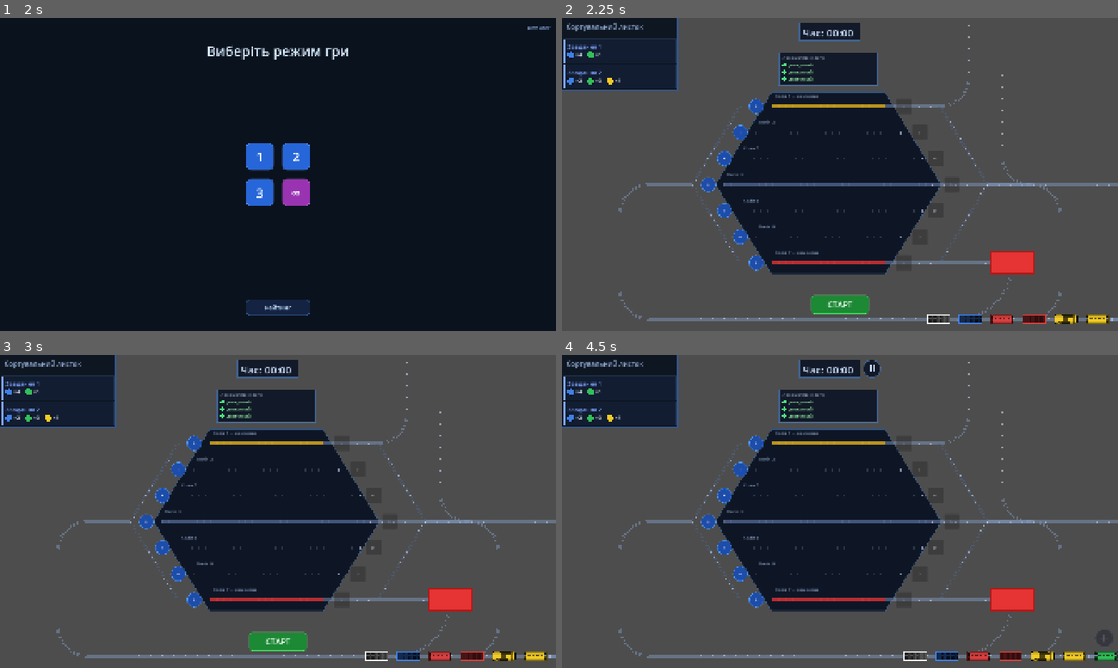
Above: before the commit, frames 1-4 (two rows, left to right).
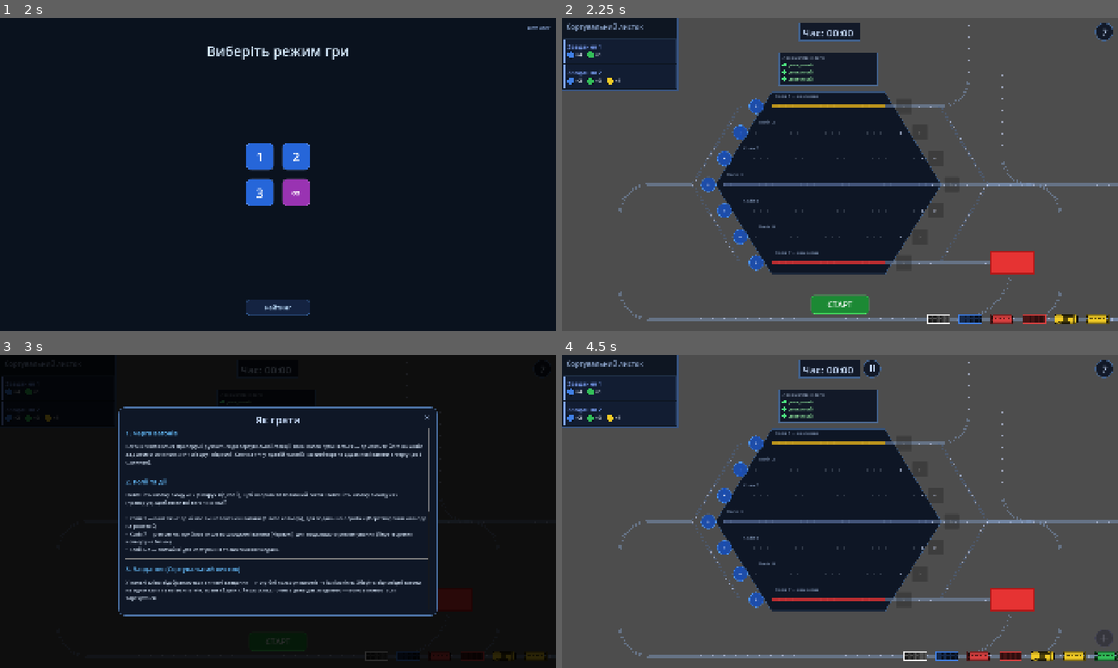
Above: after the commit, the same moments.

Repository: Fenimors99/shunting-game
Game: Godot game, scene res://scenes/LoginScreen.tscn
The game is run twice, just before and just after one commit, with the same random seed, the same clock (stepped at 60 frames per second) and the same inputs.
Inputs (mouse positions are in pixels of both pictures, inside the frame that each line leads up to):
- Up to frame 1 (2 s): click "Увійти через Google" at 0.5 s; tap Enter at 1.25 s; move the mouse to (400, 158) at 1.27 s; click (400, 158) at 1.42 s
- Up to frame 2 (2.25 s): click "1" at 2 s
- Up to frame 3 (3 s): click (544, 367) at 2.77 s
- Up to frame 4 (4.5 s): click (990, 417) at 3.5 s, where only the run after the commit has a clickable "✕"; click "СТАРТ" at 4.25 s

Frame 1 is identical in both runs. In frame 2, 0.2% of the frame differs, in the area x 95-100%, y 1-8%; in frame 3, 85%, in the area x 0-100%, y 0-100%; in frame 4, 0.2%.

Commit message:
feat: add help button, full-screen tutorial, and disabled button hints

Diff:
--- a/scripts/GameScreen.gd
+++ b/scripts/GameScreen.gd
@@ -26,6 +26,10 @@
 var _streak_label: Label = null
 var _spawn_btn:  Button = null
 var _finish_btn: Button = null
+var _help_btn:   Button = null
+var _tutorial_overlay:    ColorRect = null
+var _context_hint_overlay: Control = null
+var _hint_paused_by_us: bool = false
 
 const WAGON_ANIM_DELAY        := 0.18
 const WAGON_RETURN_DELAY      := Layout.WAGON_GAP / Layout.SPEED  # ~0.25 — фізична відстань між вагонами
@@ -47,6 +51,7 @@
 	task_manager.all_tasks_completed.connect(_on_all_tasks_completed)
 	station.repair_completed.connect(_on_repair_completed)
 	station.loading_completed.connect(_on_loading_completed)
+	station.disabled_btn_tapped.connect(_on_disabled_btn_tapped)
 	_create_start_button()
 
 func _on_all_tasks_completed() -> void:
@@ -119,6 +124,7 @@
 	_create_pause_ui()
 	if LevelConfig.current_level == 0:
 		_create_score_display()
+	_create_help_button()
 
 func _create_timer_label() -> void:
 	if LevelConfig.current_level == 0:
@@ -317,7 +323,8 @@
 func _create_score_display() -> void:
 	const W      := 230.0
 	const H      := 62.0
-	const MARGIN := 16.0
+	# Відступ враховує кнопку "?" (62px) + gap (10px) + правий margin (16px)
+	const MARGIN := 88.0
 	var vp := get_viewport_rect().size
 
 	var box := Node2D.new()
@@ -352,7 +359,7 @@
 		return
 	_score_label.text = "Бали: %d" % _total_score
 	if _streak >= 3:
-		_streak_label.text = "Серія ×2.0  🔥"
+		_streak_label.text = "Серія ×2.0  !!!"
 		_streak_label.add_theme_color_override("font_color", Color(1.0, 0.35, 0.15, 0.95))
 	elif _streak == 2:
 		_streak_label.text = "Серія ×1.5"
@@ -506,6 +513,11 @@
 		queue.fill_to_limit()
 		_spawn_btn.queue_redraw()
 	)
+	_spawn_btn.gui_input.connect(func(event: InputEvent):
+		if _spawn_btn.disabled and event is InputEventMouseButton \
+				and event.button_index == MOUSE_BUTTON_LEFT and event.pressed:
+			_on_disabled_btn_tapped("spawn_busy")
+	)
 	add_child(_spawn_btn)
 
 func _on_track_entry_tapped(track_index: int) -> void:
@@ -703,3 +715,305 @@
 			if is_last:
 				queue.set_returning(false)
 		)
+
+# ─────────────────────────────────────────────
+# Кнопка допомоги "?"
+# ─────────────────────────────────────────────
+
+func _create_help_button() -> void:
+	const SIZE_PX := 62.0
+	const MARGIN  := 16.0
+	var vp := get_viewport_rect().size
+	_help_btn = Button.new()
+	_help_btn.custom_minimum_size = Vector2(SIZE_PX, SIZE_PX)
+	_help_btn.position = Vector2(vp.x - SIZE_PX - MARGIN, MARGIN)
+	_help_btn.flat = true
+	_help_btn.z_index = 2
+	_help_btn.process_mode = Node.PROCESS_MODE_ALWAYS
+	_help_btn.connect("draw", func():
+		var center := Vector2(SIZE_PX / 2, SIZE_PX / 2)
+		_help_btn.draw_circle(center, SIZE_PX / 2, Color(0.06, 0.09, 0.15, 0.96))
+		_help_btn.draw_arc(center, SIZE_PX / 2 - 1, 0, TAU, 64, Color(0.30, 0.45, 0.65, 0.8), 2.0, true)
+		var font := ThemeDB.fallback_font
+		var fs   := 34
+		var txt  := "?"
+		var tw   := font.get_string_size(txt, HORIZONTAL_ALIGNMENT_LEFT, -1, fs).x
+		var asc  := font.get_ascent(fs)
+		_help_btn.draw_string(font, Vector2((SIZE_PX - tw) / 2.0, (SIZE_PX + asc) / 2.0 - 3),
+			txt, HORIZONTAL_ALIGNMENT_LEFT, -1, fs, Color(0.80, 0.88, 1.00, 0.95))
+	)
+	_help_btn.pressed.connect(_on_help_pressed)
+	add_child(_help_btn)
+
+func _on_help_pressed() -> void:
+	if _timer_running and not get_tree().paused:
+		get_tree().paused = true
+		if _pause_btn != null:
+			_pause_btn.visible = false
+		_hint_paused_by_us = true
+	else:
+		_hint_paused_by_us = false
+	_show_tutorial()
+
+# ─────────────────────────────────────────────
+# Повноекранний туторіал
+# ─────────────────────────────────────────────
+
+func _show_tutorial() -> void:
+	if _tutorial_overlay != null:
+		return
+	var vp := get_viewport_rect().size
+
+	_tutorial_overlay = ColorRect.new()
+	_tutorial_overlay.color = Color(0.0, 0.0, 0.0, 0.82)
+	_tutorial_overlay.size  = vp
+	_tutorial_overlay.z_index = 62
+	_tutorial_overlay.process_mode = Node.PROCESS_MODE_ALWAYS
+	add_child(_tutorial_overlay)
+
+	const PW := 1100.0
+	const PH := 720.0
+	var panel := Panel.new()
+	panel.size     = Vector2(PW, PH)
+	panel.position = (vp - panel.size) / 2.0
+	panel.process_mode = Node.PROCESS_MODE_ALWAYS
+	var ps := StyleBoxFlat.new()
+	ps.bg_color     = Color(0.06, 0.09, 0.15, 0.99)
+	ps.border_color = Color(0.30, 0.45, 0.65, 1.0)
+	ps.set_border_width_all(2)
+	ps.set_corner_radius_all(20)
+	panel.add_theme_stylebox_override("panel", ps)
+	_tutorial_overlay.add_child(panel)
+
+	var title_lbl := Label.new()
+	title_lbl.text = "Як грати"
+	title_lbl.horizontal_alignment = HORIZONTAL_ALIGNMENT_CENTER
+	title_lbl.size     = Vector2(PW, 56)
+	title_lbl.position = Vector2(0, 18)
+	title_lbl.add_theme_font_size_override("font_size", 36)
+	title_lbl.add_theme_color_override("font_color", Color(0.80, 0.88, 1.00))
+	panel.add_child(title_lbl)
+
+	var close_btn := Button.new()
+	close_btn.text = "✕"
+	close_btn.custom_minimum_size = Vector2(44, 44)
+	close_btn.position = Vector2(PW - 58, 14)
+	close_btn.flat = true
+	close_btn.process_mode = Node.PROCESS_MODE_ALWAYS
+	close_btn.add_theme_font_size_override("font_size", 22)
+	close_btn.add_theme_color_override("font_color", Color(0.65, 0.75, 0.90))
+	close_btn.pressed.connect(_hide_tutorial)
+	panel.add_child(close_btn)
+
+	var scroll := ScrollContainer.new()
+	scroll.position = Vector2(24, 74)
+	scroll.size     = Vector2(PW - 48, PH - 92)
+	scroll.process_mode = Node.PROCESS_MODE_ALWAYS
+	panel.add_child(scroll)
+
+	var vbox := VBoxContainer.new()
+	vbox.add_theme_constant_override("separation", 18)
+	vbox.custom_minimum_size = Vector2(PW - 68, 0)
+	scroll.add_child(vbox)
+
+	_make_tutorial_section(vbox,
+		"1. Черга вагонів",
+		"Вагони з'являються праворуч і рухаються до сортувальної станції. Коли вагон зупиняється — призначте його на колію за допомогою кнопки «+» ліворуч від колії. Кнопка «+» у правій нижній частині екрана додає нові вагони в чергу (до 8 одиниць)."
+	)
+	_make_tutorial_section(vbox,
+		"2. Колії та дії",
+		"Натисніть кнопку входу «+» (ліворуч від колії), щоб направити поточний вагон. Натисніть кнопку виходу «>» (праворуч), щоб зняти всі вагони з колії.\n\n• Колія 1 — вантажна: приймає лише вантажні вагони (Білого кольору), для подальшої обробки (Перетворення кольору на рожевий).\n• Колія 7 — ремонтна: приймає лише пошкоджені вагони (Червоні), для подальшого ремонтування (Перетворення кольору на білий).\n• Колії 2–6 — звичайні: для сортування та виконання завдань."
+	)
+	_make_tutorial_section(vbox,
+		"3. Завдання (Сортувальний листок)",
+		"У панелі зліва відображаються активні завдання — потрібні кольори вагонів та їх кількість. Зберіть відповідні вагони на одній колії та натисніть «>», потім «Здати». Якщо склад точно відповідає завданню — воно виконається і зарахується.\n\nКнопка «В чергу» повертає вагони назад у чергу (але скидає серію у нескінченному режимі)."
+	)
+	_make_tutorial_section(vbox,
+		"4. Локомотиви",
+		"Для виходу вагонів з будь-якої колії потрібен локомотив. Доступно 3 локомотиви — кожен повертається приблизно через 20 секунд після використання. Слідкуйте за індикатором депо: якщо всі локомотиви зайняті, кнопки виходу будуть недоступні."
+	)
+	_make_tutorial_section(vbox,
+		"5. Бали та серія (нескінченний режим)",
+		"Кожне виконане завдання приносить очки. Складніші завдання (більше вагонів) дають більше очок (10, 20, 30, 50 та 100 відповідно до складності).\n\n• 2 здачі підряд → серія ×1.5\n• 3+ здачі підряд → серія ×2.0 !!!\n\nПовернення вагонів у чергу скидає серію. Рожеві вагони (після вантажу або після ремонту та вантажу) дають +10% бонусу за кожен."
+	)
+	_make_tutorial_section(vbox,
+		"6. Режими гри",
+		"Рівні (1–3): задана послідовність вагонів у черзі та фіксований набір завдань. Всі завдання відомі заздалегідь. Ціль — виконати всі завдання якнайшвидше. Результат фіксується як час проходження.\n\nНескінченний режим (∞): нові завдання генеруються безперервно після кожного виконання. Грайте, поки хочете — завершіть гру кнопкою «Завершити гру». Результат — кількість набраних очок. Змагайтесь з іншими гравцями та займайте якнайвище місце у таблиці лідерів!"
+	)
+
+func _hide_tutorial() -> void:
+	if _tutorial_overlay != null:
+		_tutorial_overlay.queue_free()
+		_tutorial_overlay = null
+	if _hint_paused_by_us and get_tree().paused and \
+			(_pause_overlay == null or not _pause_overlay.visible):
+		get_tree().paused = false
+		if _pause_btn != null and _timer_running:
+			_pause_btn.visible = true
+	_hint_paused_by_us = false
+
+func _make_tutorial_section(parent: VBoxContainer, title: String, body: String) -> void:
+	var title_lbl := Label.new()
+	title_lbl.text = title
+	title_lbl.add_theme_font_size_override("font_size", 22)
+	title_lbl.add_theme_color_override("font_color", Color(0.40, 0.75, 1.00))
+	parent.add_child(title_lbl)
+
+	var body_lbl := Label.new()
+	body_lbl.text = body
+	body_lbl.add_theme_font_size_override("font_size", 17)
+	body_lbl.add_theme_color_override("font_color", Color(0.82, 0.88, 0.95))
+	body_lbl.autowrap_mode = TextServer.AUTOWRAP_WORD_SMART
+	body_lbl.custom_minimum_size = Vector2(1040, 0)
+	parent.add_child(body_lbl)
+
+	var sep := HSeparator.new()
+	sep.add_theme_color_override("color", Color(0.25, 0.35, 0.55, 0.5))
+	parent.add_child(sep)
+
+# ─────────────────────────────────────────────
+# Контекстний хінт для задизейблених кнопок
+# ─────────────────────────────────────────────
+
+func _on_disabled_btn_tapped(reason: String) -> void:
+	if _context_hint_overlay != null:
+		return
+	if _timer_running and not get_tree().paused:
+		get_tree().paused = true
+		if _pause_btn != null:
+			_pause_btn.visible = false
+		_hint_paused_by_us = true
+	var info := _reason_to_hint(reason)
+	_show_context_hint(info[0], info[1])
+
+func _reason_to_hint(reason: String) -> Array:
+	match reason:
+		"track_full":
+			return ["Колія заповнена",
+				"На цій колії вже немає вільних місць. Спочатку відправте вагони з колії кнопкою «>»."]
+		"incompatible":
+			return ["Несумісний тип вагону",
+				"Цей тип вагону не може заїхати на дану колію.\n\n• Колія 1 — лише для вантажних вагонів (Білих)\n• Колія 7 — лише для пошкоджених вагонів (Червоних)\n• Колії 2–6 — для всіх інших вагонів"]
+		"no_wagons":
+			return ["На колії немає вагонів",
+				"Спочатку направте вагони на колію за допомогою кнопки «+»."]
+		"in_transit":
+			return ["Вагони вже рухаються",
+				"З цієї колії вже виходять вагони. Зачекайте, поки рух завершиться."]
+		"no_loco":
+			return ["Немає вільного локомотива",
+				"Для виходу вагонів з колії потрібен локомотив. Усі 3 локомотиви зараз зайняті — дочекайтесь повернення (таймери локомотивів над сортувальною станцією)."]
+		"repair_busy":
+			return ["Ремонтне депо зайняте",
+				"Вагони вже знаходяться в ремонтному депо. Дочекайтесь завершення ремонту та виводу вагонів."]
+		"loading_busy":
+			return ["Вантажний термінал зайнятий",
+				"Вагони вже обробляються на вантажному терміналі. Дочекайтесь завершення та виводу вагонів."]
+		"submit_mismatch":
+			return ["Не відповідає жодному завданню",
+				"Поточний склад вагонів на колії не збігається з жодним активним завданням. Перевірте «Сортувальний листок» — кольори та кількість мають точно відповідати вимогам."]
+		"queue_full":
+			return ["Черга вагонів заповнена",
+				"В черзі немає місця для повернення вагонів або вагони зараз прямують до кінця черги."]
+		"release_queue_full":
+			return ["Черга вагонів заповнена",
+				"Немає місця в черзі для прийому вагонів з депо або вагони зараз прямують до кінця."]
+		"spawn_busy":
+			return ["Черга не готова",
+				"Черга вагонів заповнена або вагони ще рухаються в кінець черги"]
+	return ["Дія недоступна", "Ця кнопка зараз неактивна. Спробуйте пізніше та зверніться до команди розробки. Ця помилка не була спланована"]
+
+func _show_context_hint(title: String, body: String) -> void:
+	var vp := get_viewport_rect().size
+
+	# Фон — ColorRect на весь екран (як в решті модалів)
+	_context_hint_overlay = Control.new()
+	_context_hint_overlay.z_index = 63
+	_context_hint_overlay.process_mode = Node.PROCESS_MODE_ALWAYS
+	add_child(_context_hint_overlay)
+
+	var bg := ColorRect.new()
+	bg.color = Color(0.0, 0.0, 0.0, 0.65)
+	bg.size  = vp
+	bg.process_mode = Node.PROCESS_MODE_ALWAYS
+	_context_hint_overlay.add_child(bg)
+
+	# PanelContainer — автоматично тягнеться за VBoxContainer
+	const PW := 564.0
+	const PAD_H := 32.0
+	const PAD_V := 26.0
+	var pc := PanelContainer.new()
+	pc.process_mode = Node.PROCESS_MODE_ALWAYS
+	var ps := StyleBoxFlat.new()
+	ps.bg_color     = Color(0.06, 0.09, 0.15, 0.99)
+	ps.border_color = Color(0.45, 0.60, 0.85, 1.0)
+	ps.set_border_width_all(2)
+	ps.set_corner_radius_all(16)
+	ps.content_margin_left   = PAD_H
+	ps.content_margin_right  = PAD_H
+	ps.content_margin_top    = PAD_V
+	ps.content_margin_bottom = PAD_V
+	pc.add_theme_stylebox_override("panel", ps)
+	_context_hint_overlay.add_child(pc)
+
+	var vbox := VBoxContainer.new()
+	vbox.custom_minimum_size = Vector2(PW - PAD_H * 2, 0)
+	vbox.add_theme_constant_override("separation", 14)
+	pc.add_child(vbox)
+
+	var title_lbl := Label.new()
+	title_lbl.text = title
+	title_lbl.horizontal_alignment = HORIZONTAL_ALIGNMENT_CENTER
+	title_lbl.add_theme_font_size_override("font_size", 26)
+	title_lbl.add_theme_color_override("font_color", Color(0.85, 0.93, 1.00))
+	vbox.add_child(title_lbl)
+
+	var body_lbl := Label.new()
+	body_lbl.text = body
+	body_lbl.horizontal_alignment = HORIZONTAL_ALIGNMENT_CENTER
+	body_lbl.add_theme_font_size_override("font_size", 16)
+	body_lbl.add_theme_color_override("font_color", Color(0.72, 0.80, 0.92))
+	body_lbl.autowrap_mode = TextServer.AUTOWRAP_WORD_SMART
+	body_lbl.custom_minimum_size = Vector2(PW - PAD_H * 2, 0)
+	vbox.add_child(body_lbl)
+
+	var spacer := Control.new()
+	spacer.custom_minimum_size = Vector2(0, 6)
+	vbox.add_child(spacer)
+
+	var ok_btn := Button.new()
+	ok_btn.text = "Зрозуміло"
+	ok_btn.custom_minimum_size = Vector2(160, 48)
+	ok_btn.size_flags_horizontal = Control.SIZE_SHRINK_CENTER
+	ok_btn.process_mode = Node.PROCESS_MODE_ALWAYS
+	var bs := StyleBoxFlat.new()
+	bs.bg_color     = Color(0.15, 0.35, 0.65, 0.95)
+	bs.border_color = Color(0.35, 0.60, 1.00)
+	bs.set_border_width_all(1)
+	bs.set_corner_radius_all(10)
+	var bsh := bs.duplicate()
+	bsh.bg_color = Color(0.22, 0.48, 0.85, 0.95)
+	ok_btn.add_theme_stylebox_override("normal",  bs)
+	ok_btn.add_theme_stylebox_override("hover",   bsh)
+	ok_btn.add_theme_stylebox_override("pressed", bsh)
+	ok_btn.add_theme_font_size_override("font_size", 20)
+	ok_btn.add_theme_color_override("font_color", Color.WHITE)
+	ok_btn.pressed.connect(_hide_context_hint)
+	vbox.add_child(ok_btn)
+
+	# Центруємо після того як Godot прорахує layout (deferred)
+	var pc_ref := pc
+	(func():
+		pc_ref.position = (vp - pc_ref.size) / 2.0
+	).call_deferred()
+
+func _hide_context_hint() -> void:
+	if _context_hint_overlay != null:
+		_context_hint_overlay.queue_free()
+		_context_hint_overlay = null
+	if _hint_paused_by_us and get_tree().paused and \
+			(_pause_overlay == null or not _pause_overlay.visible):
+		get_tree().paused = false
+		if _pause_btn != null and _timer_running:
+			_pause_btn.visible = true
+	_hint_paused_by_us = false
--- a/scripts/Station.gd
+++ b/scripts/Station.gd
@@ -12,6 +12,7 @@
 signal track_exit_choice(track_index: int, submit: bool)
 signal repair_completed(wagons: Array)
 signal loading_completed(wagons: Array)
+signal disabled_btn_tapped(reason: String)
 
 const REPAIR_TIME  := 20.0
 const LOADING_TIME := 20.0
@@ -196,6 +197,7 @@
 	_repair_btn = btn
 	btn.pressed.connect(_on_repair_release)
 	add_child(btn)
+	_connect_disabled_hint(btn, func() -> String: return "release_queue_full")
 
 func _on_repair_release() -> void:
 	_repair_btn.queue_free()
@@ -237,6 +239,7 @@
 	_loading_btn = btn
 	btn.pressed.connect(_on_loading_release)
 	add_child(btn)
+	_connect_disabled_hint(btn, func() -> String: return "release_queue_full")
 
 func _on_loading_release() -> void:
 	_loading_btn.queue_free()
@@ -495,6 +498,10 @@
 		btn.pressed.connect(func(): track_entry_tapped.emit(idx))
 		add_child(btn)
 		_entry_buttons.append(btn)
+		_connect_disabled_hint(btn, func() -> String:
+			if is_track_full(idx): return "track_full"
+			return "incompatible"
+		)
 
 func set_entry_filter(wagon_type: Wagon.WagonType) -> void:
 	_filter_active = true
@@ -541,6 +548,14 @@
 		add_child(btn)
 		_exit_buttons.append(btn)
 		_set_exit_btn_green(i)
+		_connect_disabled_hint(btn, func() -> String:
+			if get_wagon_count(idx) == 0: return "no_wagons"
+			if _track_reserved[idx - 1] > get_wagon_count(idx): return "in_transit"
+			if not _loco_available: return "no_loco"
+			if idx == Layout.REPAIR_TRACK and not _repair_wagons.is_empty(): return "repair_busy"
+			if idx == Layout.CARGO_TRACK and not _loading_wagons.is_empty(): return "loading_busy"
+			return "no_wagons"
+		)
 
 func set_task_manager(tm: TaskManager) -> void:
 	_task_manager = tm
@@ -611,6 +626,8 @@
 		var idx := i
 		btn_s.pressed.connect(func(): _on_choice(idx, true))
 		btn_q.pressed.connect(func(): _on_choice(idx, false))
+		_connect_disabled_hint(btn_s, func() -> String: return "submit_mismatch")
+		_connect_disabled_hint(btn_q, func() -> String: return "queue_full")
 
 
 func _hide_choice(track_index: int) -> void:
@@ -660,6 +677,13 @@
 	btn.add_theme_stylebox_override("hover",   _make_circle_style(Color(0.9, 0.3, 0.3)))
 	btn.add_theme_stylebox_override("pressed", _make_circle_style(Color(0.6, 0.1, 0.1)))
 
+func _connect_disabled_hint(btn: Button, reason_fn: Callable) -> void:
+	btn.gui_input.connect(func(event: InputEvent):
+		if btn.disabled and event is InputEventMouseButton \
+				and event.button_index == MOUSE_BUTTON_LEFT and event.pressed:
+			disabled_btn_tapped.emit(reason_fn.call())
+	)
+
 func _make_circle_style(color: Color) -> StyleBoxFlat:
 	var s := StyleBoxFlat.new()
 	s.bg_color = color
